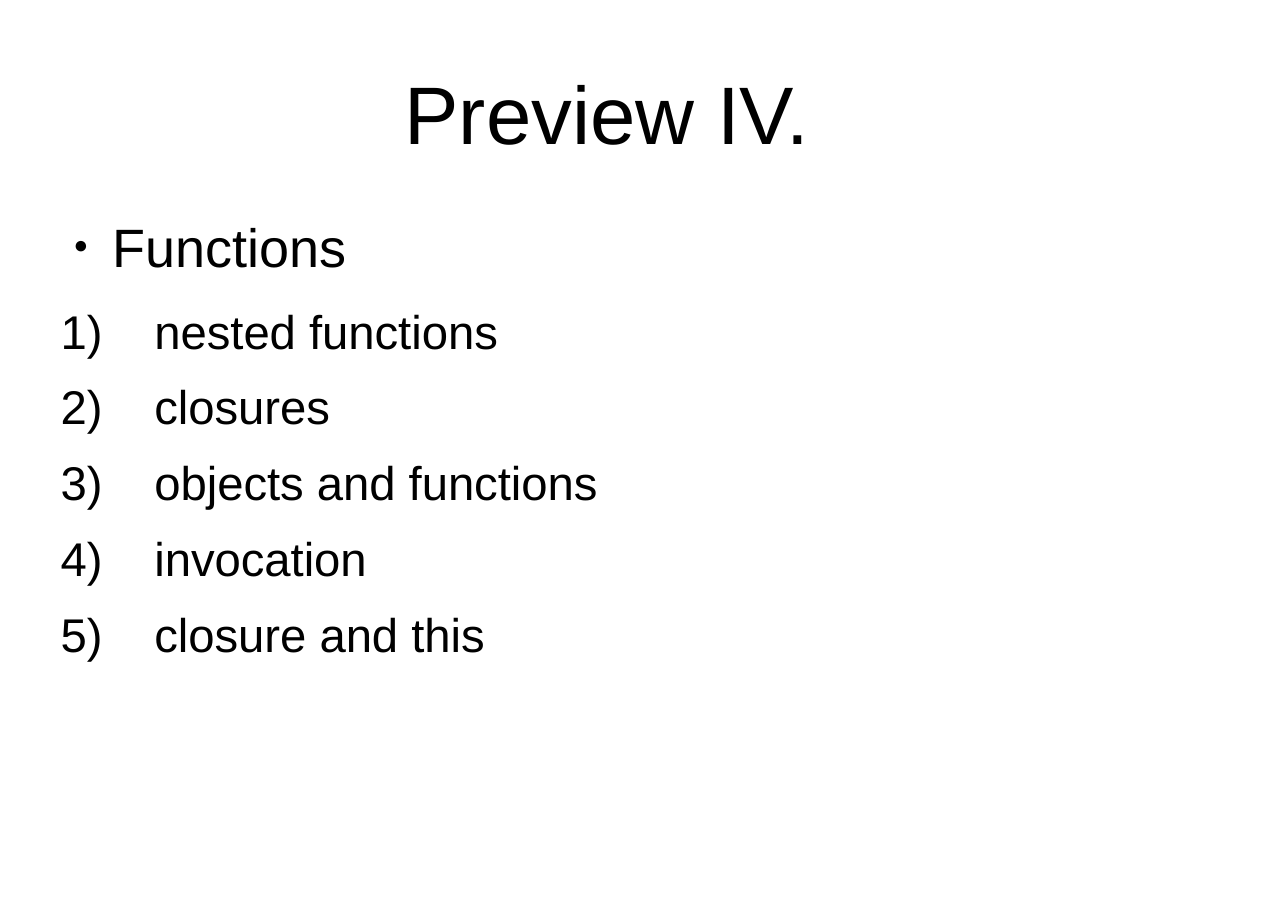
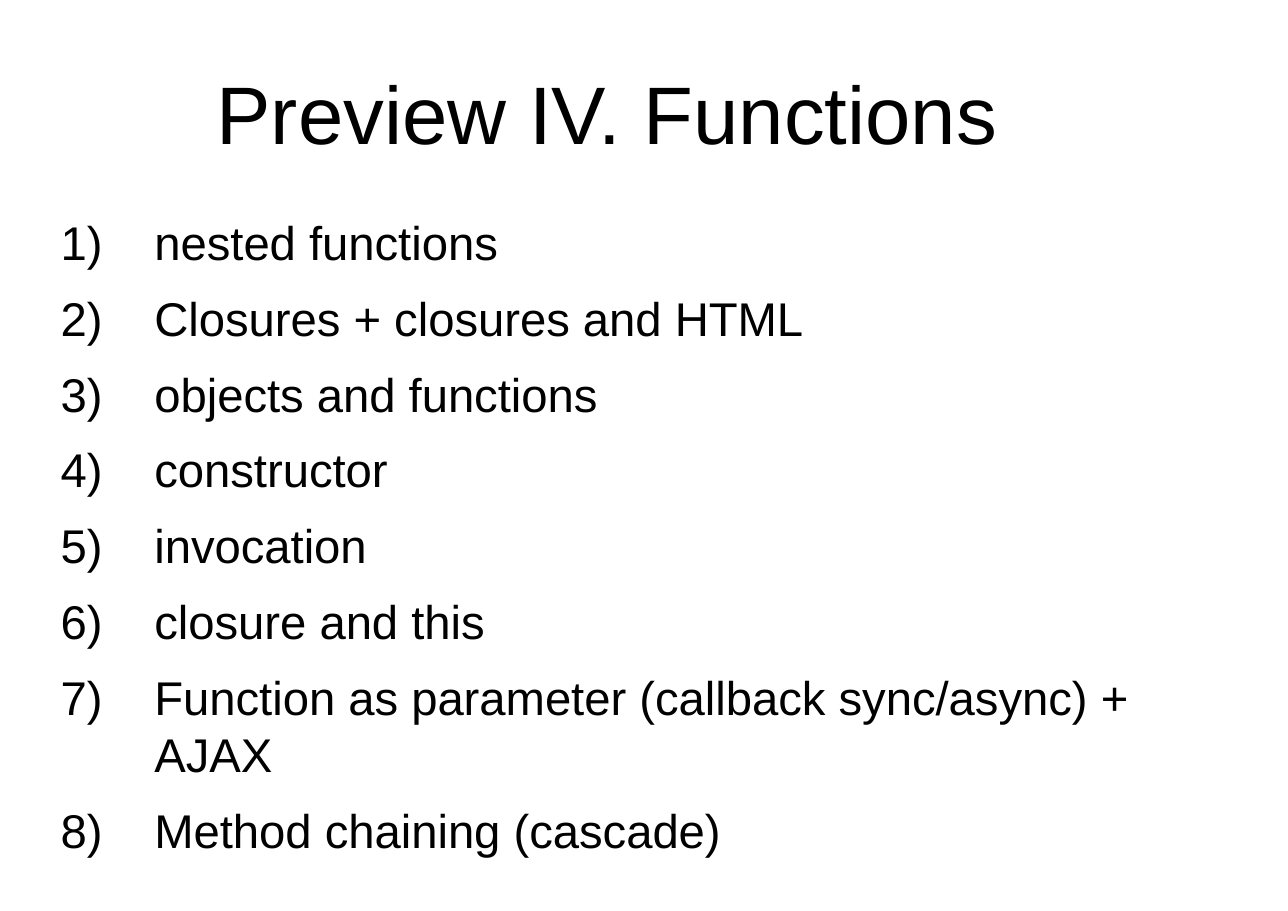
Before and after one commit to peterborkuti/other, a slide deck: slide 5 of JavaScriptBasics/jsbasics-slide.odp. Drawn at 1288x911 pixels with LibreOffice and Linux fonts; fonts in the diff are those of the drawing; background and template pictures are left out. Boxes give left, top, right and bottom in pixels: in the first picture for what was removed or moved away, otherwise in the second. Text is boxed around its words. In the diff, an @@ line names an element or a change of style, - is before the commit and + after.

Commit message:
functions

```diff
--- a/JavaScriptBasics/jsbasics-slide.odp
+++ b/JavaScriptBasics/jsbasics-slide.odp
@@ title at (217, 85, 997, 145): text changed @@
-Preview IV.
+Preview IV. Functions
@@ text at (113, 228, 347, 268): paragraph removed @@
-● Functions
@@ text at (154, 301, 803, 337): text changed @@
-  2) closures
+  2) Closures + closures and HTML
@@ text at (154, 456, 387, 488): paragraph added @@
+  4) constructor
@@ text at (154, 680, 1088, 857): paragraphs added @@
+  7) Function as parameter (callback sync/async) + AJAX
+  8) Method chaining (cascade)
```
Also in this commit, not shown: 4 other slides changed, 6 other files.
